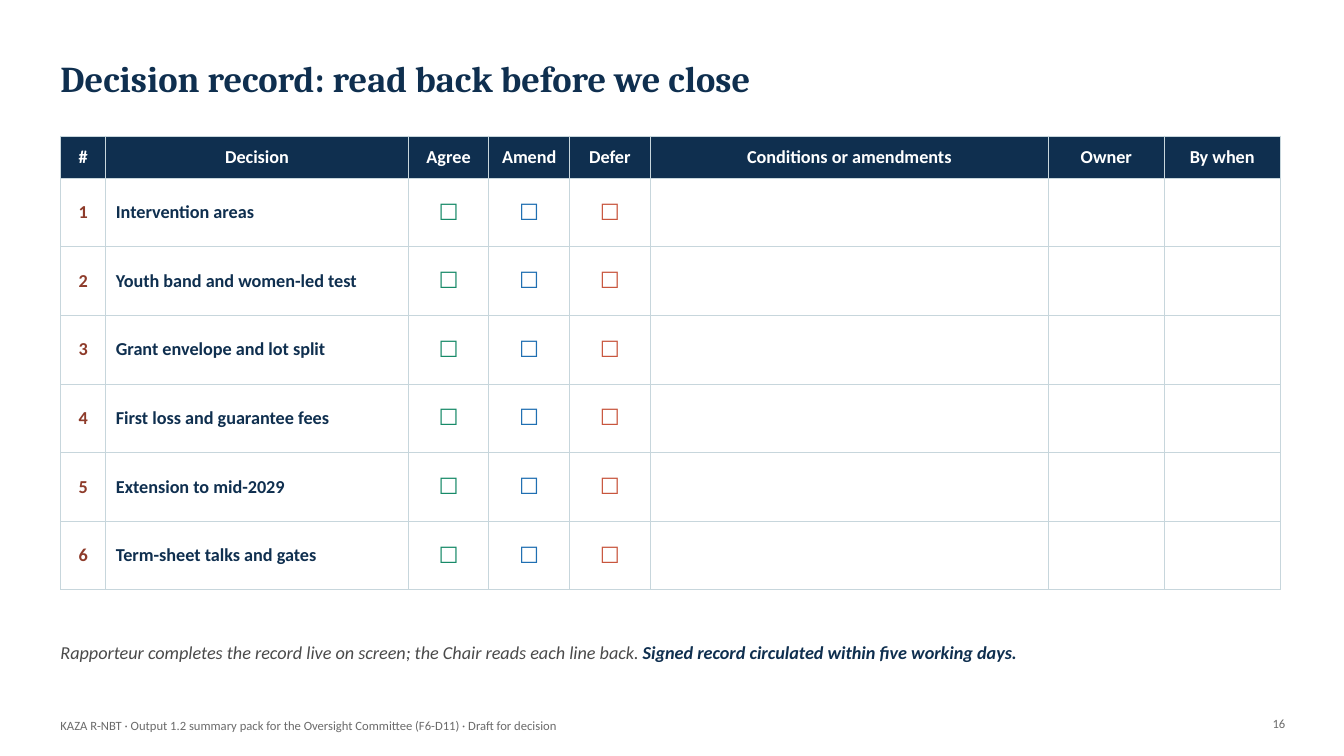
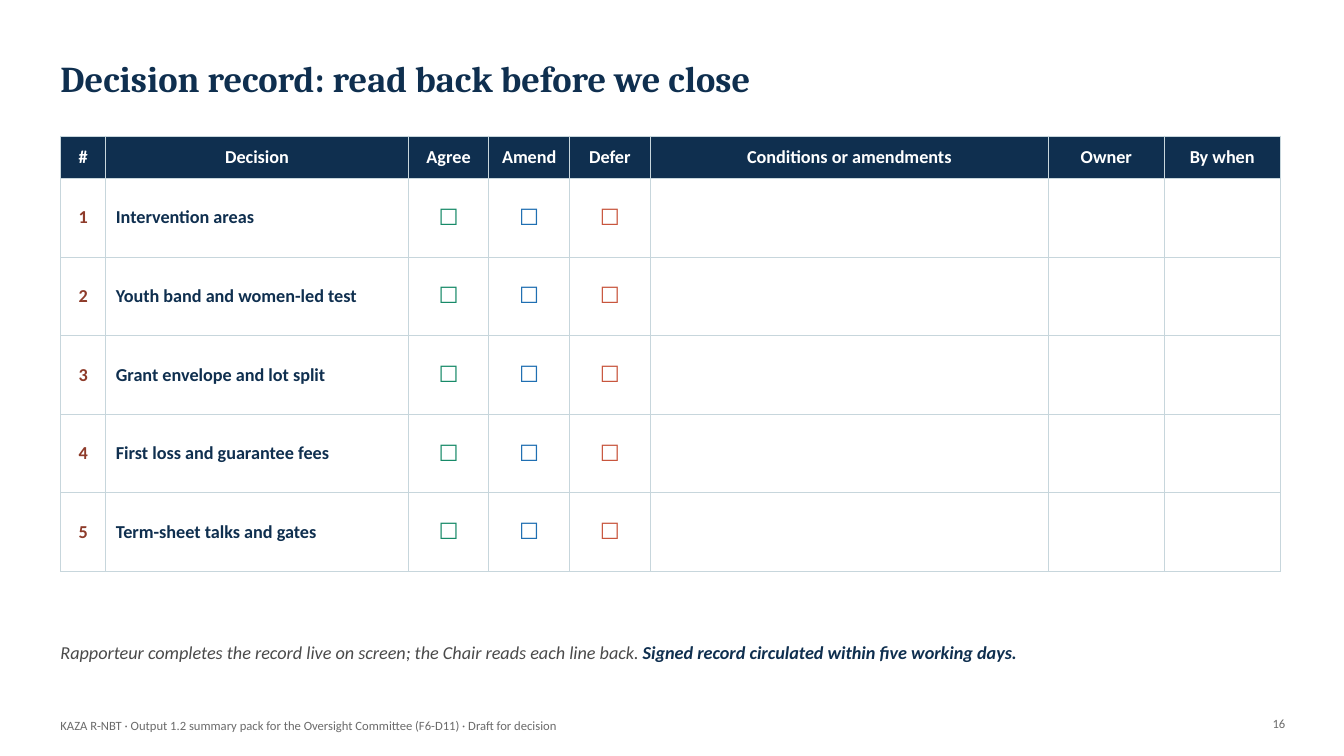
Before and after one commit to modestanz/GIZ-Works, a slide deck: slide 16 of deliverables/F6-D11_Output_1.2_Summary_Pack_Oversight_Committee.pptx. Drawn at 1344x756 pixels with LibreOffice and Linux fonts; fonts in the diff are those of the drawing; background and template pictures are left out. Boxes give left, top, right and bottom in pixels: in the first picture for what was removed or moved away, otherwise in the second. Text is boxed around its words. In the diff, an @@ line names an element or a change of style, - is before the commit and + after.

```diff
--- a/deliverables/F6-D11_Output_1.2_Summary_Pack_Oversight_Committee.pptx
+++ b/deliverables/F6-D11_Output_1.2_Summary_Pack_Oversight_Committee.pptx
@@ table at (60,136,1280,545) @@
-row 6: 5 | Extension to mid-2029 | ☐ | ☐ | ☐ |  |  | 
-row 7: 6 | Term-sheet talks and gates | ☐ | ☐ | ☐ |  |  | 
+row 6: 5 | Term-sheet talks and gates | ☐ | ☐ | ☐ |  |  | 
```
Also in this commit, not shown: 7 other slides changed, 14 other files.
